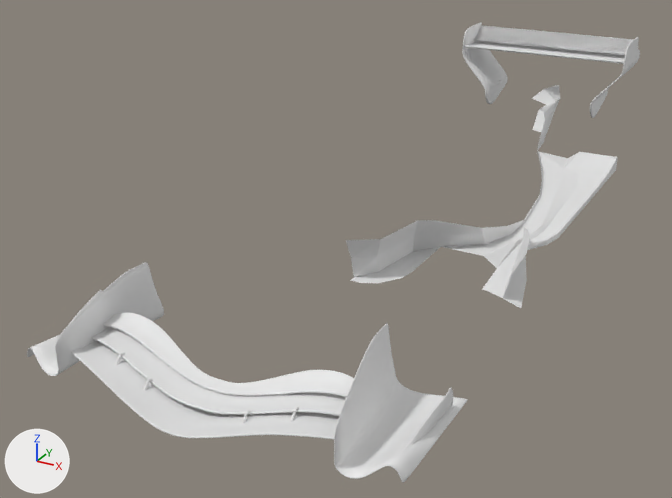
An edit to the Blender file 2026_f1_car_model.blend, drawn before and after from the same camera.
Rendered twice from a camera (50 mm lens) standing at (2.02, -4.86, 2.17) and looking at (-0.38, -0.5, -0.02). The axes (+X, +Y, +Z) are drawn at lower left. The lights are the same throughout. The picture after the commit comes second.

In view in the first picture: 'Plane', 'Plane.001', 'front_wing_bottom_plates', 'front_wing_middle_plates', 'front_wing_side_plates', 'front_wing_top', 'reaer_wing_horiz_board', 'rear_wing_drs', 'rear_wing_side' and 2 more.
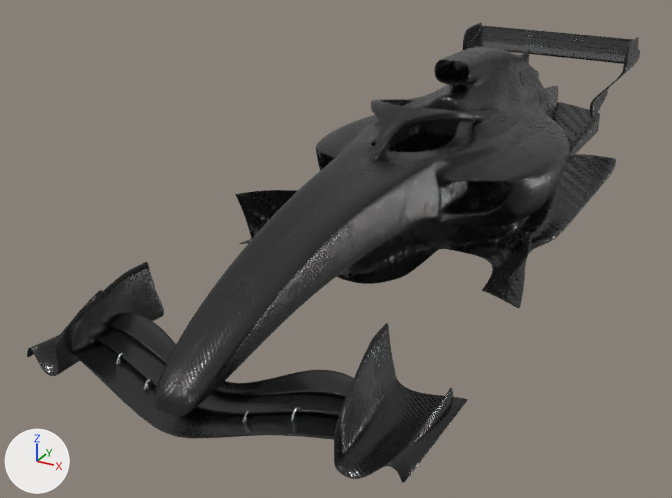
Commit message: Added floor board.

Boxes [x1, y1, x2, y2] around the edits, measured in the pictures (672 x 498 px):
'main_body', shown: after [154, 47, 569, 416]
'Plane.001', reshaped, modifiers changed (40% wider): before [346, 85, 618, 308]; after [236, 85, 616, 308]
'front_wing_side_plates', recoloured (white to black): [27, 262, 468, 483] in both
'front_wing_bottom_plates', recoloured (white to black): [71, 340, 339, 440] in both
'front_wing_middle_plates', recoloured (white to black): [91, 327, 346, 416] in both
'front_wing_top', recoloured (white to black): [103, 313, 354, 397] in both
'rear_wing_drs', recoloured (white to black): [475, 25, 634, 55] in both
'rear_wing_side', recoloured: [462, 23, 640, 118] in both
'reaer_wing_horiz_board', recoloured (white to grey): [465, 40, 625, 64] in both
'Plane', deleted: before [503, 227, 530, 295]
part 1 of me_plane_012, added: after [236, 190, 531, 298]
part 2 of me_plane_012, built on: before [438, 110, 580, 256]; after [239, 102, 616, 308]
part 3 of me_plane_012, recoloured: before [346, 85, 618, 283]; after [338, 85, 609, 283]

What the commit changed:
Picture 'carbon fiber_Normal.jpg' (img_carbon_fiber_normal_jpg) is new.
Picture 'carbon fiber_Roughness.jpg' (img_carbon_fiber_roughness_jpg) is new.
Picture 'carbon fiber_Diffuse.jpg' (img_carbon_fiber_diffuse_jpg) is new.
Picture 'carbon fiber_Height.jpg' (img_carbon_fiber_height_jpg) is new.
Material 'Carbon fiber' (mat_carbon_fiber) is new.
Uses the picture img_carbon_fiber_diffuse_jpg.
Uses the picture img_carbon_fiber_height_jpg.
Uses the picture img_carbon_fiber_normal_jpg.
Uses the picture img_carbon_fiber_roughness_jpg.
me_plane_012 is used by ob_plane_001; location (0.0, 0.0, 0.0).
me_plane_012 had 150 vertices, 114 faces and spanned x 0.0..0.84, y -1.09..2.49, z 0.05..0.43.
me_plane_012 now has 473 vertices, 435 faces, 6 loose edges and spans x 0.0..0.86, y -1.09..2.49, z 0.04..0.43.
me_plane_012 part 1: a new loose piece of 70 vertices spanning x 0.61..0.86, y -0.82..-0.1, z 0.08..0.35, in mat_carbon_fiber.
me_plane_012 part 2: 7 vertices moved from x 0.0..0.19, y 1.66..2.05, z 0.14..0.26 to x 0.0..0.19, y 1.66..2.05, z 0.14..0.27; 9 vertices removed from x 0.0..0.47, y -0.33..2.37, z 0.08..0.31; 262 vertices added at x 0.0..0.84, y -1.04..2.39, z 0.04..0.31.
me_plane_012 part 3: 67 faces spanning x 0.0..0.75, y -1.09..2.49, z 0.08..0.43 switch from no material to mat_carbon_fiber.
me_plane_004 has 40 vertices, 38 faces and spans x 0.0..0.882, y 0.165..0.412, z -0.164..-0.03.
me_plane_004 gains material mat_carbon_fiber.
me_plane_003 has 16 vertices, 8 faces and spans x 0.0..0.614, y -0.164..0.215, z -0.053..0.004.
me_plane_003 gains material mat_carbon_fiber.
me_plane_002 has 33 vertices, 20 faces and spans x -3.14..-0.89, y 7.45..9.35, z 1.57..2.35.
me_plane_002 gains material mat_carbon_fiber.
me_plane_007 has 66 vertices, 45 faces and spans x -0.5..1.04, y -1.7..1.19, z 2.58..3.88.
me_plane_007 gains material mat_carbon_fiber.
me_plane has 40 vertices, 28 faces and spans x 0.0..0.666, y -0.536..-0.136, z 0.048..0.169.
me_plane gains material mat_carbon_fiber.
me_plane_001 has 40 vertices, 28 faces and spans x 0.0..0.658, y -0.371..-0.106, z 0.091..0.199.
me_plane_001 gains material mat_carbon_fiber.
me_plane_005 has 50 vertices, 36 faces and spans x -0.003..0.65, y -0.219..-0.049, z 0.117..0.257.
me_plane_005 gains material mat_carbon_fiber.
me_mesh_001 has 422 vertices, 373 faces, 4 loose edges and spans x 0.0..0.7, y -2.54..1.84, z 0.12..0.99.
me_mesh_001 gains material mat_carbon_fiber.
Object 'Plane' (ob_plane) is deleted.
Object 'Plane.001' (ob_plane_001) gains a SUBSURF modifier named 'Subdivision'.
Modifier setting: levels = 3.
Object 'Plane.001' (ob_plane_001) gains a MIRROR modifier named 'Mirror'.
Object 'main_body' (ob_main_body) is now shown.
